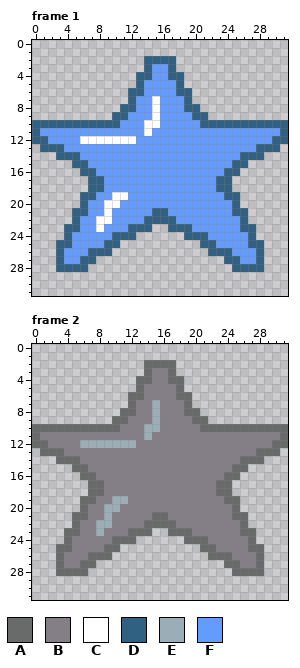
One commit to this pixel-art file: Alzey2024/Assets/Sprites/benutzerfeld/stern.aseprite. The picture above was drawn from the file before the commit.
32x32 pixels, 2 frames. Shown: frame 1, frame 2.
Palette (. is transparent): A #696a6a  B #847e87  C #ffffff  D #306082  E #9badb7  F #639bff
After the commit:
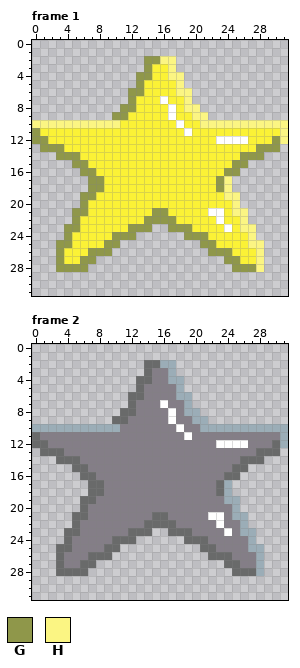
Colours new in this view: G #8f974a  H #fbf583
Difference:
colour F: #639bff -> #fbf236
Frame 1, layers "Layer 1", "Layer 2":
y 2: x 14..17 DDDD -> GGHH
y 3: x 14 D -> G; x 17 D -> H
y 4: x 13..14 DD -> GG; x 17..18 DD -> HH
y 5: x 13 D -> G; x 18 D -> H
y 6: x 12..13 DD -> GG; x 18..19 DD -> HH
y 7: x 12 D -> G; x 15..16 CF -> FC; x 19 D -> H
y 8: x 11..12 DD -> GG; x 15 C -> F; x 17 F -> C; x 19..20 DD -> HH
y 9: x 10..11 DD -> GG; x 15 C -> F; x 17 F -> C; x 20..21 DD -> HH
y 10: x 0..10 DDDDDDDDDDD -> HHHHHHHHHHH; x 14..15 CC -> FF; x 18 F -> C; x 21..31 DDDDDDDDDDD -> HHHHHHHHHHH
y 11: x 0 D -> G; x 14 C -> F; x 19 F -> C; x 31 D -> H
y 12: x 0..1 DD -> GG; x 6..12 CCCCCCC -> FFFFFFF; x 23..26 FFFF -> CCCC; x 30..31 DD -> GH
y 13: x 1..3 DDD -> GGG; x 28..30 DDD -> GGG
y 14: x 3..5 DDD -> GGG; x 26..28 DDD -> GGG
y 15: x 5..6 DD -> GG; x 25..26 DD -> GG
y 16: x 6..7 DD -> GG; x 24..25 DD -> GG
y 17..18: x 7..8 DD -> GG; x 23..24 DD -> GH
y 19: x 6..7 DD -> GG; x 10..11 CC -> FF; x 24..25 DD -> HH
y 20: x 6 D -> G; x 9..10 CC -> FF; x 25 D -> H
y 21: x 5..6 DD -> GG; x 9 C -> F; x 15..16 DD -> GG; x 22..23 FF -> CC; x 25..26 DD -> HH
y 22: x 5 D -> G; x 8..9 CC -> FF; x 14..17 DDDD -> GGGG; x 23 F -> C; x 26 D -> H
y 23: x 4..5 DD -> GG; x 8 C -> F; x 12..14 DDD -> GGG; x 17..19 DDD -> GGG; x 24 F -> C; x 26..27 DD -> HH
y 24: x 4 D -> G; x 10..12 DDD -> GGG; x 19..21 DDD -> GGG; x 27 D -> H
y 25: x 3..4 DD -> GG; x 9..10 DD -> GG; x 21..22 DD -> GG; x 27..28 DD -> HH
y 26: x 3 D -> G; x 7..9 DDD -> GGG; x 22..24 DDD -> GGG; x 28 D -> H
y 27: x 3 D -> G; x 6..7 DD -> GG; x 24..25 DD -> GG; x 28 D -> H
y 28: x 3..6 DDDD -> GGGG; x 25..28 DDDD -> GGGH
Frame 2, layers "Layer 1", "Layer 2":
y 2: x 16..17 AA -> EE
y 3: x 17 A -> E
y 4: x 17..18 AA -> EE
y 5: x 18 A -> E
y 6: x 18..19 AA -> EE
y 7: x 15..16 EB -> BC; x 19 A -> E
y 8: x 15 E -> B; x 17 B -> C; x 19..20 AA -> EE
y 9: x 15 E -> B; x 17 B -> C; x 20..21 AA -> EE
y 10: x 0..10 AAAAAAAAAAA -> EEEEEEEEEEE; x 14..15 EE -> BB; x 18 B -> C; x 21..31 AAAAAAAAAAA -> EEEEEEEEEEE
y 11: x 14 E -> B; x 19 B -> C; x 31 A -> E
y 12: x 6..12 EEEEEEE -> BBBBBBB; x 23..26 BBBB -> CCCC; x 31 A -> E
y 17..18: x 24 A -> E
y 19: x 10..11 EE -> BB; x 24..25 AA -> EE
y 20: x 9..10 EE -> BB; x 25 A -> E
y 21: x 9 E -> B; x 22..23 BB -> CC; x 25..26 AA -> EE
y 22: x 8..9 EE -> BB; x 23 B -> C; x 26 A -> E
y 23: x 8 E -> B; x 24 B -> C; x 26..27 AA -> EE
y 24: x 27 A -> E
y 25: x 27..28 AA -> EE
y 26..28: x 28 A -> E
Changed places in both pictures, as pixel boxes (x1, y1, x2, y2):
changed: (32, 56, 288, 272)
changed: (32, 360, 288, 576)
